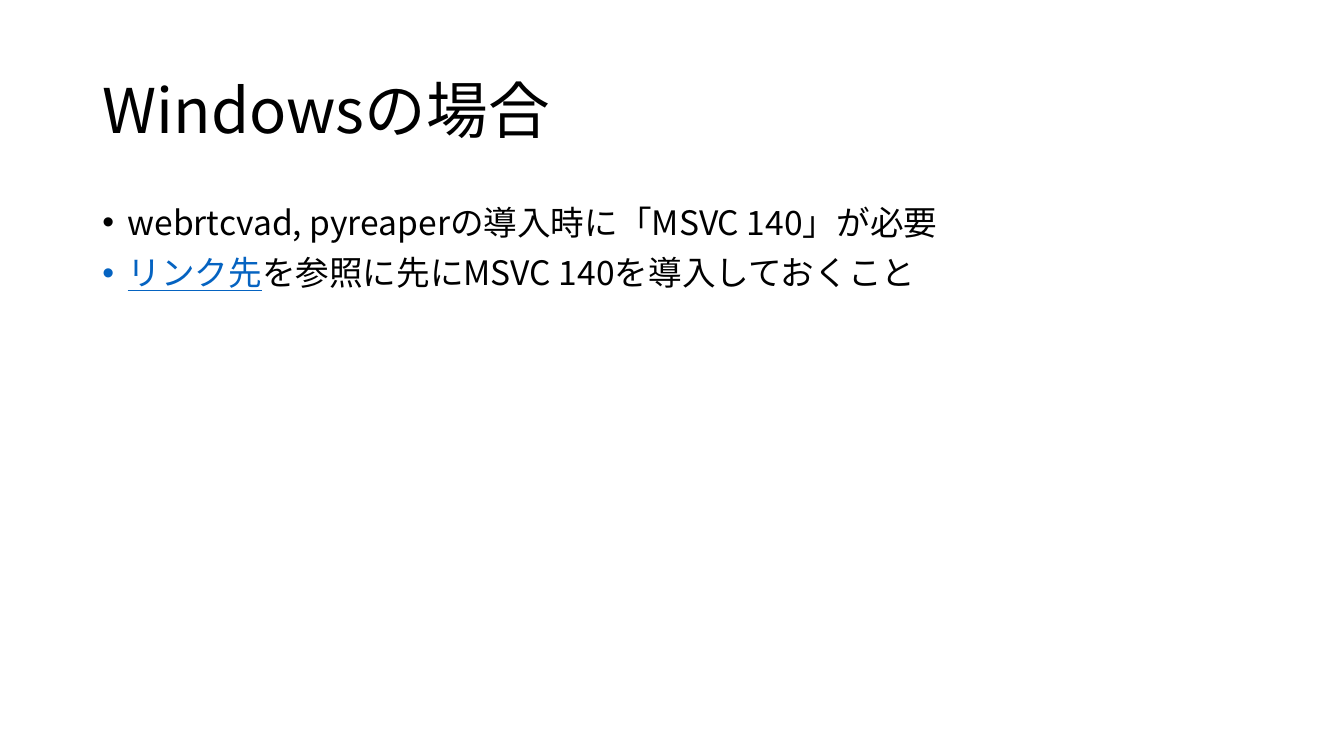
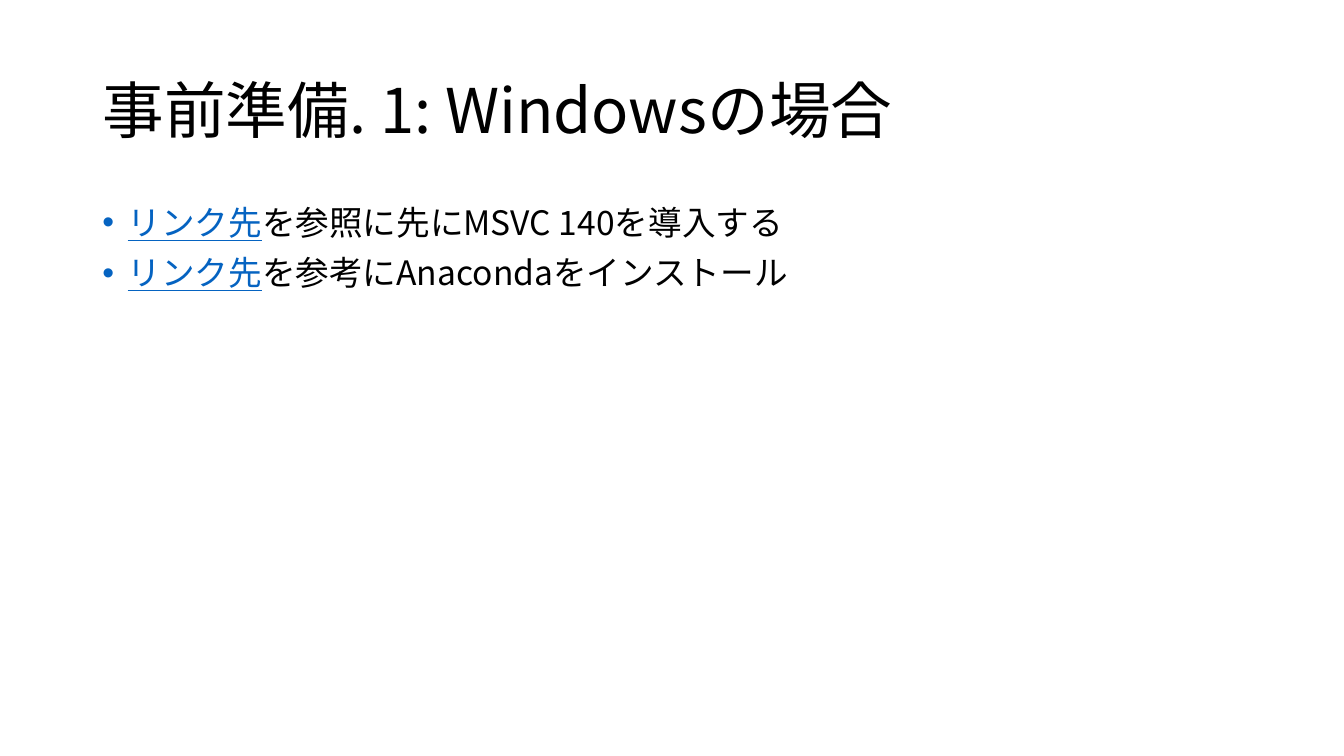
Before and after one commit to YK-Orfeluna/voice_analysis, a slide deck: slide 2 of 事前準備.pptx. Drawn at 1344x756 pixels with LibreOffice and Linux fonts; fonts in the diff are those of the drawing. Boxes give left, top, right and bottom in pixels: in the first picture for what was removed or moved away, otherwise in the second. Text is boxed around its words. In the diff, an @@ line names an element or a change of style, - is before the commit and + after.

Commit message:
minor changes

```diff
--- a/事前準備.pptx
+++ b/事前準備.pptx
@@ title at bbox=[102, 81, 892, 138]: text changed @@
-Windowsの場合
+事前準備. 1: Windowsの場合
@@ text at bbox=[128, 206, 788, 291]: text changed @@
-• webrtcvad, pyreaperの導入時に「MSVC 140」が必要
-• リンク先を参照に先にMSVC 140を導入しておくこと
+• リンク先を参照に先にMSVC 140を導入する
+• リンク先を参考にAnacondaをインストール
```
Also in this commit, not shown: 3 slides added, 1 slide removed.
